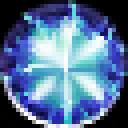
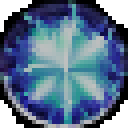
The second 128 × 128 image is a revision of the first. Changes to its layers:
renamed "Layer 1" to "Layer 0", painted on it over <box>0,0,128,128</box>
removed layer "Background" over <box>0,0,128,128</box>
